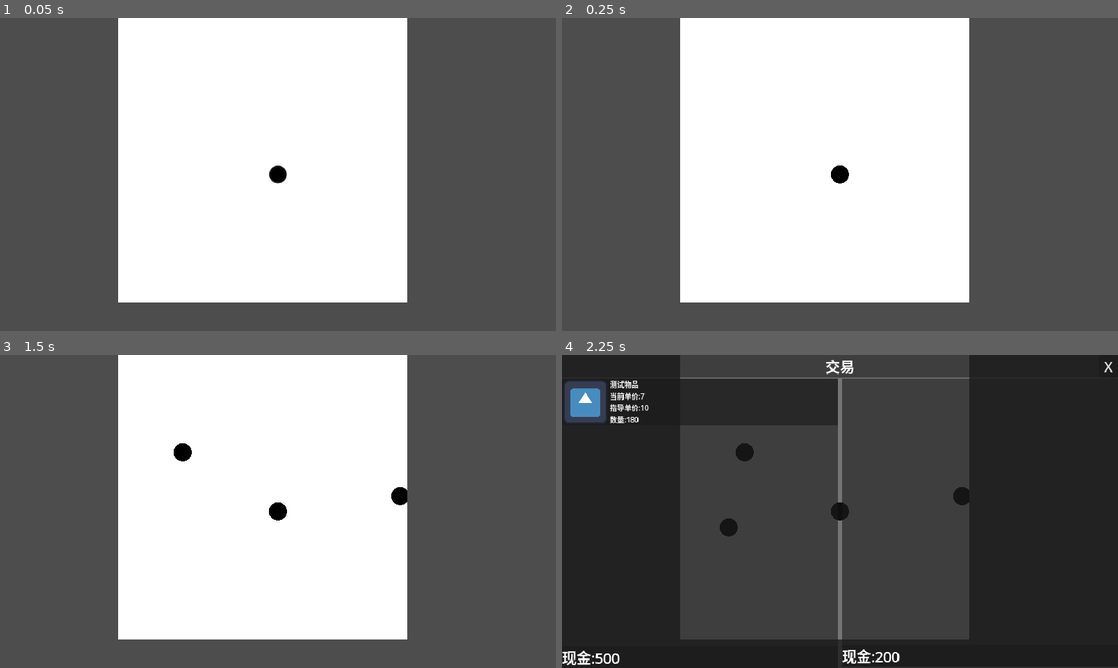
Above: before the commit, frames 1-4 (two rows, left to right).
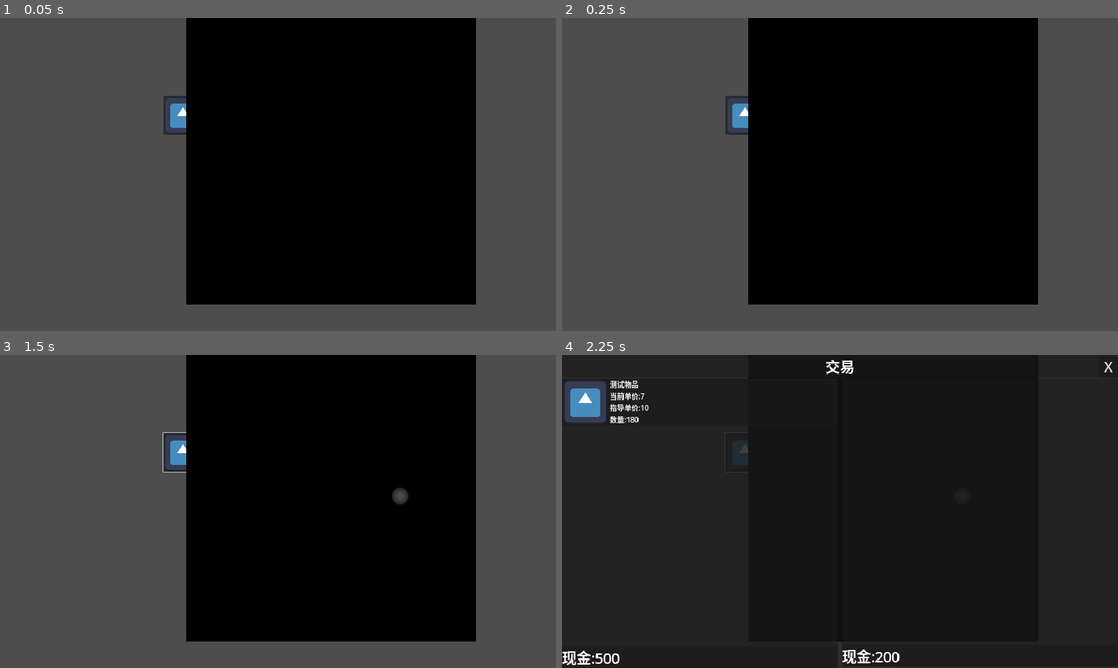
Above: after the commit, the same moments.

Repository: lxdua/EndingLine
Game: Godot game, scene res://Scene/Trade/Scene/trade_test.tscn
Same seed, same stepped clock (60 frames per second), same inputs: the game is played once before the commit and once after it. This scene is started directly instead of the project's main scene. The engine's default icon, where the game draws it, is replaced by a stand-in: a white triangle on a blue panel in a dark square.
Inputs (mouse positions are in pixels of both pictures, inside the frame that each line leads up to):
- Up to frame 1 (0.05 s): no input
- Up to frame 2 (0.25 s): no input
- Up to frame 3 (1.5 s): click (183, 452) at 0.52 s; tap Enter at 1.25 s; move the mouse to (400, 495) at 1.27 s; tap Q at 1.35 s; click (400, 495) at 1.42 s
- Up to frame 4 (2.25 s): tap Space at 2 s; move the mouse to (728, 527) at 2.02 s; hold A from 2.03 s (still down); click (728, 527) at 2.1 s

The runs differ from the first frame. In frame 1, 59% of the frame differs, in the area x 21-86%, y 0-92%; in frame 2, 59%; in frame 3, 59%; in frame 4, 42%.

Commit message:
fog

Diff:
--- a/endinglinetry/Scene/Fog/Fog.tscn
+++ b/endinglinetry/Scene/Fog/Fog.tscn
@@ -1,9 +1,14 @@
-[gd_scene load_steps=4 format=3 uid="uid://bqlovuqd4c8np"]
+[gd_scene load_steps=6 format=3 uid="uid://bqlovuqd4c8np"]
 
 [ext_resource type="Script" path="res://Scene/Fog/fog.gd" id="1_ee1vi"]
+[ext_resource type="Shader" path="res://Scene/Fog/Fog_shader.gdshader" id="1_kwh0i"]
+
+[sub_resource type="ShaderMaterial" id="ShaderMaterial_lgq54"]
+shader = ExtResource("1_kwh0i")
+shader_parameter/fog_color = null
 
 [sub_resource type="Gradient" id="Gradient_vkegk"]
-offsets = PackedFloat32Array(0, 0.435065, 0.662338, 0.909091, 1)
+offsets = PackedFloat32Array(0.162338, 0.279221, 0.461039, 0.831169, 1)
 colors = PackedColorArray(0, 0, 0, 1, 0, 0, 0, 0.945039, 0, 0, 0, 0.839827, 0, 0, 0, 0.519481, 0, 0, 0, 0)
 
 [sub_resource type="GradientTexture2D" id="GradientTexture2D_djdeo"]
@@ -13,6 +18,7 @@
 fill_to = Vector2(0.5, 0)
 
 [node name="Fog" type="Sprite2D"]
+material = SubResource("ShaderMaterial_lgq54")
 script = ExtResource("1_ee1vi")
 fog_width = 1000
 fog_height = 1000
--- /dev/null
+++ b/endinglinetry/Scene/Fog/Fog_shader.gdshader
@@ -0,0 +1,8 @@
+shader_type canvas_item;
+
+uniform vec4 fog_color : source_color;
+
+void fragment() {
+	COLOR.rgb = fog_color.rgb;
+	COLOR.a = texture(TEXTURE,UV).r;
+}
--- a/endinglinetry/Scene/Fog/fog.gd
+++ b/endinglinetry/Scene/Fog/fog.gd
@@ -10,6 +10,8 @@
 @export var light_texture : Texture2D
 var light_image : Image
 
+
+var light_points:Array[Dictionary]
 func _ready() -> void:
 	fog_image = Image.create(fog_width,fog_height,false,Image.FORMAT_RGBA8)
 	fog_image.fill(Color.WHITE)
@@ -18,13 +20,19 @@
 
 	light_image=light_texture.get_image()
 
-func _physics_process(delta: float) -> void:
-	add_light_point(get_global_mouse_position(),64)
 
-func add_light_point(point_position:Vector2,point_size:int=16):
-	print("position",position,"  point_position",point_position)
-	#point_position=Vector2i(to_local(point_position)+position)-light_image.get_used_rect().size/2
+func add_light_point(point_position:Vector2,point_size:int=64):
+	if light_points.any(func(p):return point_position.distance_to(p["position"])<=10 and point_position<p["size"]):
+		return
+	var light_point :={"position":point_position,"size":point_size}
+	light_points.append(light_point)
+	light_image.resize(point_size,point_size)
 	point_position+=Vector2(fog_width,fog_height)/2-Vector2(light_image.get_size()/2)-position
-	print(point_position)
 	fog_image.blend_rect(light_image,Rect2i(Vector2.ZERO,light_image.get_size()),point_position)
 	fog_texture.update(fog_image)
+
+func is_in_light(pos:Vector2)->bool:
+	if light_points.any(func(p):return pos.distance_to(p["position"])<=p["size"]/2):
+		return true
+	else:
+		return false
--- /dev/null
+++ b/endinglinetry/Scene/Trade/Scene/trade_test.gd
@@ -0,0 +1,14 @@
+extends Node2D
+
+@onready var fog: Fog = $Fog
+
+
+func _on_sprite_2d_pressed() -> void:
+	if fog.is_in_light(get_global_mouse_position()):
+		print("按下")
+
+func _input(event: InputEvent) -> void:
+	if event is InputEventKey:
+		if event.keycode == KEY_Q:
+			if event.pressed:
+				fog.add_light_point(get_global_mouse_position())
--- a/endinglinetry/Scene/Trade/Scene/trade_test.tscn
+++ b/endinglinetry/Scene/Trade/Scene/trade_test.tscn
@@ -1,22 +1,30 @@
-[gd_scene load_steps=5 format=3 uid="uid://ds22m5lc08ove"]
+[gd_scene load_steps=6 format=3 uid="uid://ds22m5lc08ove"]
 
 [ext_resource type="Texture2D" uid="uid://dgbe8puaplb6m" path="res://icon.svg" id="1_3bwyt"]
+[ext_resource type="Script" path="res://Scene/Trade/Scene/trade_test.gd" id="1_hi412"]
 [ext_resource type="Script" path="res://Scene/Trade/Script/trade_goods.gd" id="2_1c4b1"]
 [ext_resource type="PackedScene" uid="uid://dox7bvx5bfsib" path="res://Scene/Trade/Scene/trade_manage.tscn" id="3_tihkj"]
 [ext_resource type="PackedScene" uid="uid://bqlovuqd4c8np" path="res://Scene/Fog/Fog.tscn" id="4_1elm1"]
 
 [node name="TradeTest" type="Node2D"]
+script = ExtResource("1_hi412")
 metadata/_edit_horizontal_guides_ = [-673.0]
 
-[node name="Sprite2D" type="Sprite2D" parent="."]
-position = Vector2(564, 268)
-texture = ExtResource("1_3bwyt")
+[node name="Sprite2D" type="Button" parent="."]
+offset_left = 564.0
+offset_top = 268.0
+offset_right = 700.0
+offset_bottom = 404.0
+icon = ExtResource("1_3bwyt")
 
 [node name="TradeGoods" type="Node" parent="Sprite2D"]
 script = ExtResource("2_1c4b1")
 cash = 200
 
+[node name="Fog" parent="." instance=ExtResource("4_1elm1")]
+position = Vector2(1144, 489)
+
 [node name="TradeManage" parent="." instance=ExtResource("3_tihkj")]
 
-[node name="Fog" parent="." instance=ExtResource("4_1elm1")]
-position = Vector2(907, 481)
+[connection signal="mouse_entered" from="Sprite2D" to="." method="_on_sprite_2d_mouse_entered"]
+[connection signal="pressed" from="Sprite2D" to="." method="_on_sprite_2d_pressed"]
